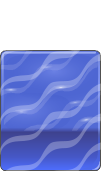
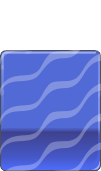
Layer changes from the first 101 x 171 image to the second:
added layer "Layer 1" in group "Group 1" over [4, 54, 98, 131]
